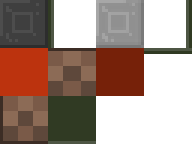
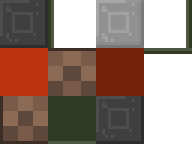
Revision of a layered 192 × 144 image; what changed, layer by layer:
added layer "кабинет начал,плитка,тёмная" (1st of 2) above "кабинет начал,плитка,тёмная" over [left=96, top=96, right=144, bottom=144]
